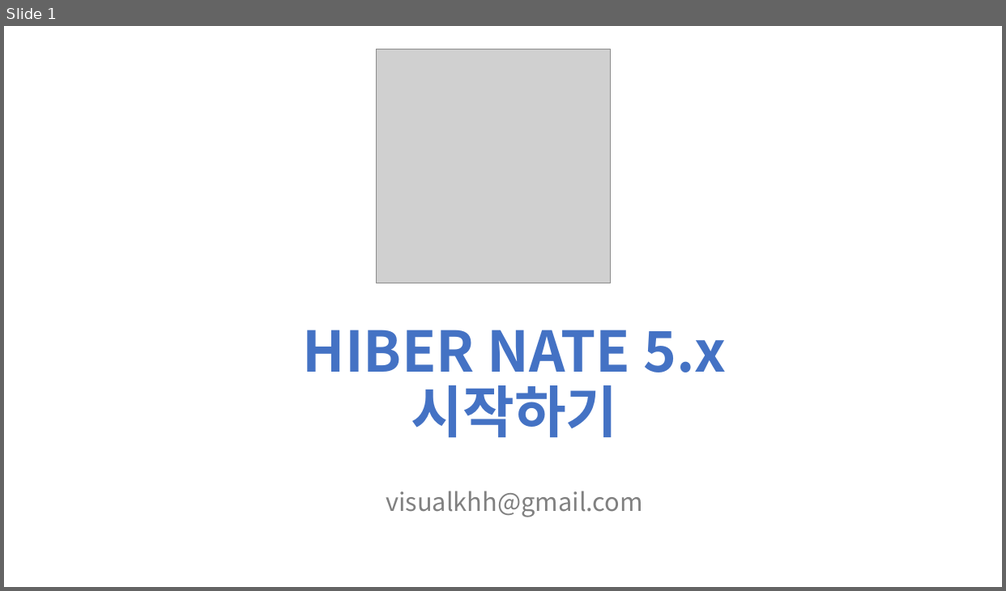
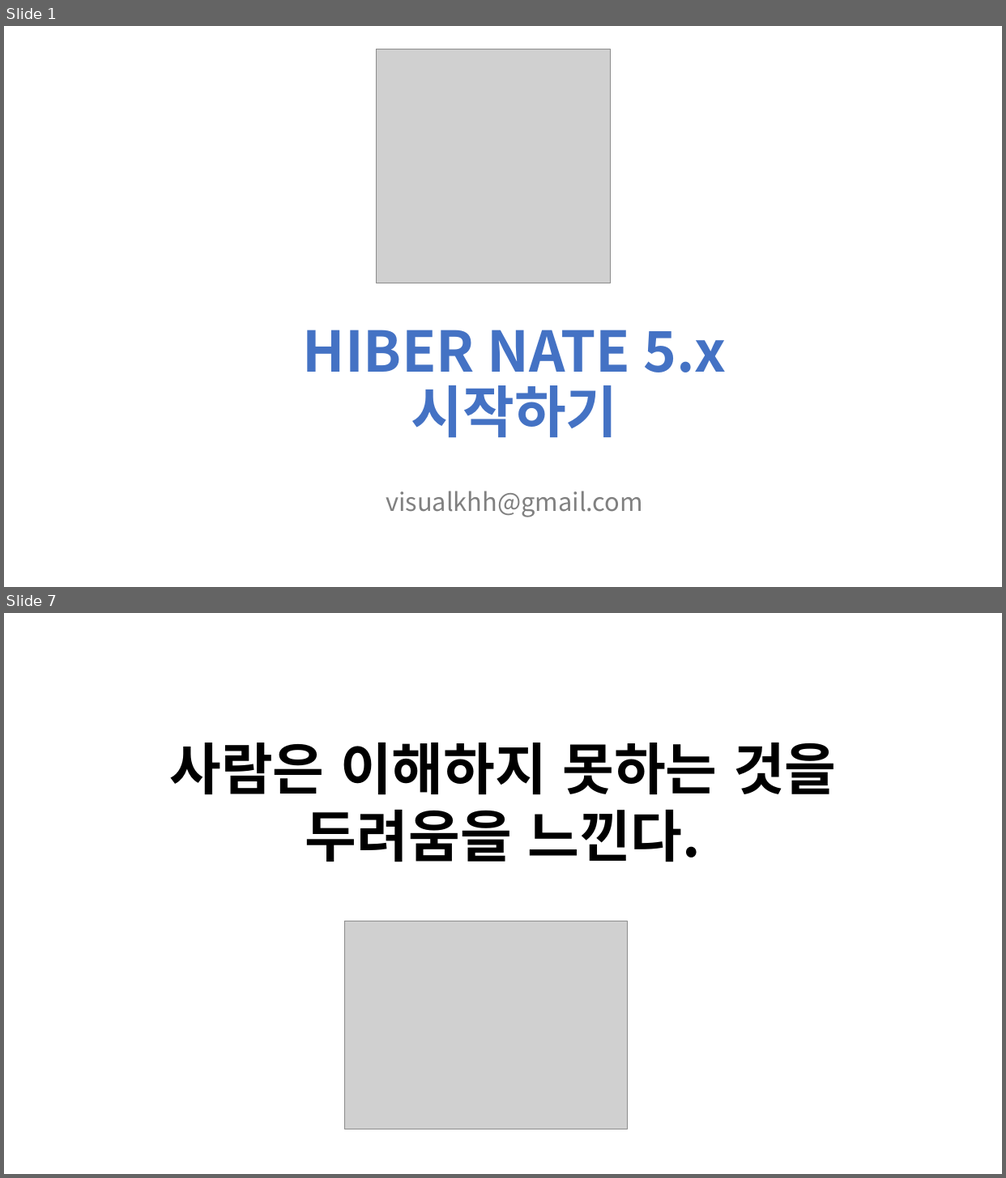
Before and after one commit to visualkhh/book-hibernate, a slide deck: hibernate5.x.pptx. Shown one above the other, each under a label of ours: slide 1 before the commit, slides 1 and 7 after it; the slides between them are not shown. The pictures are 1006x591 and 1006x1178 pixels, drawn with LibreOffice and Linux fonts; fonts in the diff are those of the drawing; grey boxes stand for pictures. Boxes give left, top, right and bottom in pixels: in the first picture for what was removed or moved away, otherwise in the second. Text is boxed around its words. In the diff, an @@ line names an element or a change of style, - is before the commit and + after.

```diff
--- a/hibernate5.x.pptx
+++ b/hibernate5.x.pptx
@@ slide 7 added at bbox=[4, 613, 1002, 1174], background #FFFFFF @@
@@ text added at bbox=[169, 743, 837, 862], 54 pt, text #000000, bold @@
+사람은 이해하지 못하는 것을
+두려움을 느낀다.
@@ picture added at bbox=[345, 921, 628, 1129] @@
```
Also in this commit, not shown: 1 slide changed, 5 other slides added.
